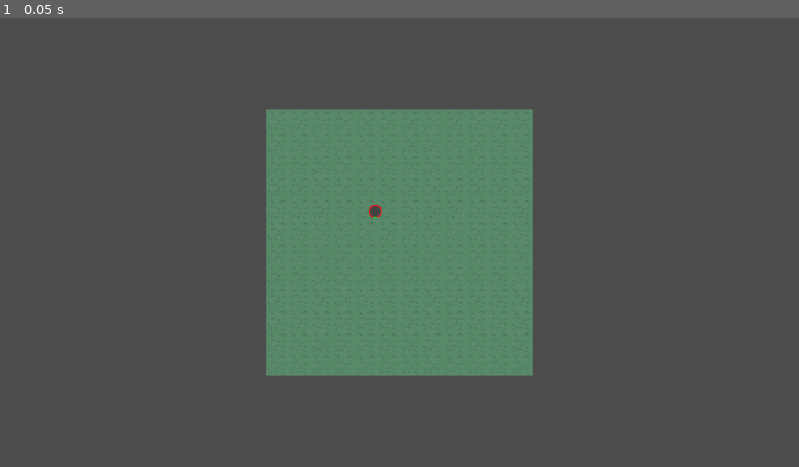
Above: before the commit, frame 1.
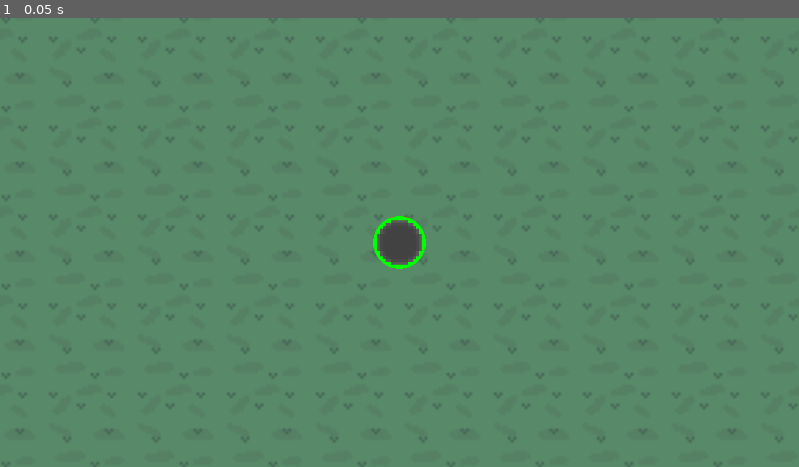
Above: after the commit, the same moment.

Repository: Zene8/GodotGame
Game: Godot game, scene res://map.tscn
Same seed, same stepped clock (60 frames per second), same inputs: the game is played once before the commit and once after it.
Inputs:
- Up to frame 1 (0.05 s): no input

The runs differ from the first frame. In frame 1, 81% of the frame differs, in the area x 0-100%, y 0-100%.

Commit message:
Fixed healthbar and selection visibility

Diff:
--- a/map.gd
+++ b/map.gd
@@ -2,8 +2,10 @@
 
 var selecting := false
 var select_start := Vector2(0,0)
+var select_area = CollisionShape2D
 # Called when the node enters the scene tree for the first time.
 func _ready() -> void:
+	select_area = $Area2D/CollisionShape2D
 	pass # Replace with function body.
 
 func _process(delta: float) -> void:
@@ -17,6 +19,8 @@
 
 	if event.is_action_released("L_click"):
 		selecting = false
+		select_area.position = get_global_mouse_position()
+		select_area.size = select_start - get_global_mouse_position()
 
 
 
--- a/map.tscn
+++ b/map.tscn
@@ -17,14 +17,22 @@
 tile_size = Vector2i(32, 32)
 sources/0 = SubResource("TileSetAtlasSource_eyj48")
 
+[sub_resource type="RectangleShape2D" id="RectangleShape2D_757db"]
+
 [node name="Node2D" type="Node2D"]
 script = ExtResource("1_pd8lm")
 
 [node name="TileMapLayer" type="TileMapLayer" parent="."]
+z_index = -1
 tile_map_data = PackedByteArray("AAAFAPz/AAAAAAAAAAAFAPv/AAAAAAAAAAAEAPv/AAAAAAAAAAADAPv/AAAAAAAAAAACAPv/AAAAAAAAAAABAP …(2224 unchanged characters)…
 tile_set = SubResource("TileSet_4rgyy")
 
 [node name="Camera2D" type="Camera2D" parent="."]
+zoom = Vector2(4.01, 4.01)
 
 [node name="Unit Template" parent="." instance=ExtResource("2_m1kny")]
-position = Vector2(-35, -45)
+
+[node name="Area2D" type="Area2D" parent="."]
+
+[node name="CollisionShape2D" type="CollisionShape2D" parent="Area2D"]
+shape = SubResource("RectangleShape2D_757db")
--- a/unit_template.gd
+++ b/unit_template.gd
@@ -1,7 +1,7 @@
 extends Node2D
 
 var MaxHealth := 100.0
-var Health := 10.0:
+var Health := 100.0:
 	set(value):
 		Health = clamp(value,0,MaxHealth)
 var selected := false
@@ -10,4 +10,4 @@
 	if selected:
 		draw_circle(Vector2(0,0),10,Color.WHITE,true)
 	draw_circle(Vector2(0,0),8,Color.RED,false,3)
-	draw_arc(Vector2(0,0),8,PI*(1.0/2-Health/MaxHealth),PI*(1.0/2+Health/MaxHealth),6,Color.GREEN,3)
+	draw_arc(Vector2(0,0),8,PI*(1.0/2-Health/MaxHealth),PI*(1.0/2+Health/MaxHealth),30,Color.GREEN,3)
Not shown: 1 places in map.tscn that only renumber resources
